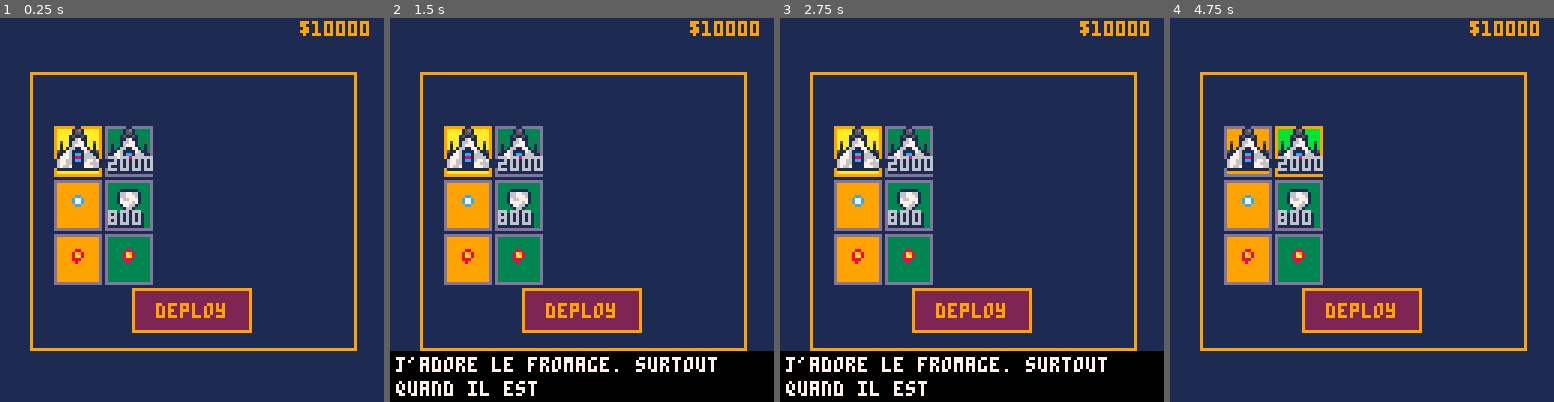
Above: before the commit, frames 1-4 (left to right).
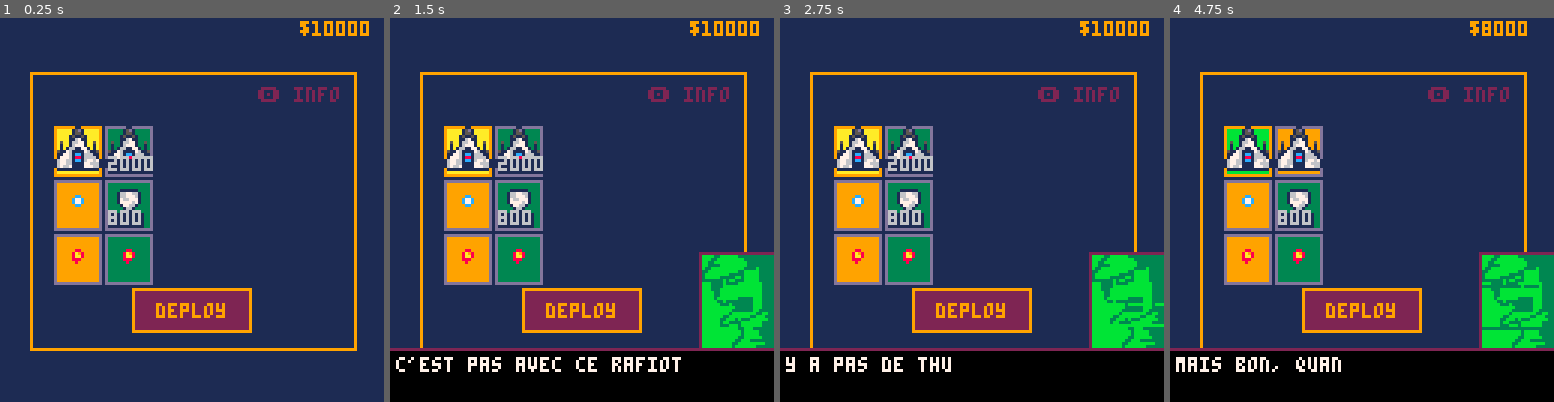
Above: after the commit, the same moments.

Repository: aureliendossantos/new-miami-2080
Game: PICO-8 cartridge miami2080.p8
The game is run twice, just before and just after one commit, with the same random seed, the same clock (stepped at 60 frames per second) and the same inputs.
Inputs:
- Up to frame 1 (0.25 s): no input
- Up to frame 2 (1.5 s): tap X (X key) at 0.33, 1.07 s; tap O (Z key) at 0.7 s
- Up to frame 3 (2.75 s): hold Right 1.6-2.1 s; tap O (Z key) at 1.7, 2.1, 2.5 s; tap X (X key) at 1.85 s; hold Up 2.15-2.42 s; hold Right from 2.47 s (still down)
- Up to frame 4 (4.75 s): tap O (Z key) every 0.4 s from 2.9 to 4.5 s; tap X (X key) at 2.97, 4.08 s; release Right at 3.03 s; hold Left 3.08-3.58 s; hold Down 3.63-3.97 s; hold Right 4.02-4.68 s; hold Up from 4.73 s (still down)

The runs differ from the first frame. In frame 1, 0.4% of the frame differs, in the area x 67-89%, y 17-22%; in frame 2, 7.9%; in frame 3, 7.6%; in frame 4, 21%, in the area x 0-100%, y 0-100%.

Commit message:
visages et textes des objets

Diff:
--- a/miami2080.p8
+++ b/miami2080.p8
@@ -5,6 +5,12 @@
 --nev / foxfiesta
 
 function _init()
+ --glitch effect
+ glit = {}
+ glit.height=32
+ glit.width=24
+ glit.t=0
+
  --state
  _upd=update_shop
  _drw=draw_shop
@@ -49,6 +55,11 @@
 function _draw()
  _drw()
  dtb_draw()
+ --o1 = flr(rnd(0x1f00)) + 0x6040
+--o2 = o1 + flr(rnd(0x4)-0x2)
+--len = flr(rnd(0x40))
+--memcpy(o1,o2,len)
+glitch()
 end
 
 function draw_money()
@@ -83,7 +94,6 @@
 -->8
 --scene shop
 function update_shop()
- --local items={ship,weapon,secondary}
  if btnp⬆️ then
   menu_index=max(1,menu_index-1)
  end
@@ -100,43 +110,38 @@
    end
   end
  end
+ local item={ship,weapon,secondary}
  if btnp🅾️ then
-  dtb_disp("j'adore le fromage. surtout quand il est bien fait.")
- end
- if btnp❎ then
-  for i=1,3 do
-   if menu_index==i then
-    local item
-    if i==1 then
-     item=ship[choice]
-    elseif i==2 then
-     item=weapon[choice]
-    else
-     item=secondary[choice]
-    end
-    if item.price and not item.bought then
-     if item.price<=money then
-      money-=item.price
-      item.bought=true
-      eqp[i]=choice
-      sfx(2)
-     else
-      sfx(0)
-     end
-    else
-     eqp[i]=choice
-     sfx(1)
-    end
+  if menu_index<=3 then
+   for i in all(item[menu_index][choice].text) do
+    dtb_disp(i)
    end
   end
-  if menu_index==4 then
+ end
+ if btnp❎ then
+  if menu_index<=3 then
+	  item=item[menu_index][choice]
+   if item.price and not item.bought then
+    if item.price<=money then
+     money-=item.price
+     item.bought=true
+     eqp[menu_index]=choice
+     sfx(2)
+    else
+     sfx(0)
+    end
+   else
+    eqp[menu_index]=choice
+    sfx(1)
+   end
+  else
    dtb_disp("et c'est parti.",function()
 	   init_shmup()
 	   _upd=update_shmup
 	   _drw=draw_shmup
    end)
 	 end
- end
+	end
 end
 
 function draw_shop()
@@ -157,6 +162,7 @@
  draw_items(weapon,2,54)
  draw_items(secondary,3,72)
  --money
+ print("🅾️ info",86,23,2)
  draw_money()
 end
 
@@ -256,7 +262,8 @@
 	 {
 	  speed=1.2,
    life=3,
-   anim={16,18,20}
+   anim={16,18,20},
+   text={"si tu veux mon avis,","c'est pas avec ce rafiot que t'iras bien loin.","mais bon, quand y a pas de thune,","y a pas de thune."}
   },
   {
    speed=1.5,
@@ -802,6 +809,9 @@
 end
 
 function dtb_draw()
+ rectfill(dtb_y*2-139,dtb_y-43,128,128,2)
+ spr(77,dtb_y*2-138,dtb_y-42,3,4)
+ rectfill(0,dtb_y-11,127,128,2)
  rectfill(0,dtb_y-10,127,128,0)
 	if #dtb_queu>0 then
 		local dislineslength=#dtb_dislines
@@ -815,52 +825,120 @@
 	end
 end
 
-…(49 lines of a section not shown)…
+--glitch effect
+
+function glitch()
+   if g_on == true then -- on boolean is mangaged by the timer
+     local t={6,11,3} -- three colors
+     local c=flr(rnd(3))+1
+     for i=0, 5, 4 do -- the outer loop generates the vertical glitch dots
+       local gl_height = rnd(glit.height)
+       for h=0, 100, 2 do -- the inner loop creates longer horizontal lines
+         pset(dtb_y*2-138+rnd(glit.width),dtb_y-42+gl_height, t[c])
+       end
+    end
+ end
+
+ -- animation timeline that turns the static on and off
+ if glit.t>30 and glit.t < 50 then
+   g_on=true
+ elseif glit.t>70 and glit.t < 80 then
+   g_on=true
+ elseif glit.t>120 then
+   glit.t = 0
+ else
+   g_on=false
+ end
+ glit.t+=1
+end
+…(91 lines of a section not shown)…
Not shown, changed: 67 lines of the sprite sheet (__gfx__) section of miami2080.p8
